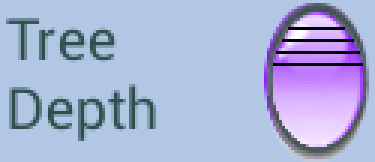
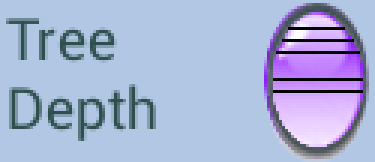
Two versions of the same layered image (375x162). Layer-by-layer changes:
added layer "state - level 5" above "state - level 4" over [273, 63, 363, 93]
hid "state - level 4" over [273, 63, 363, 66]
